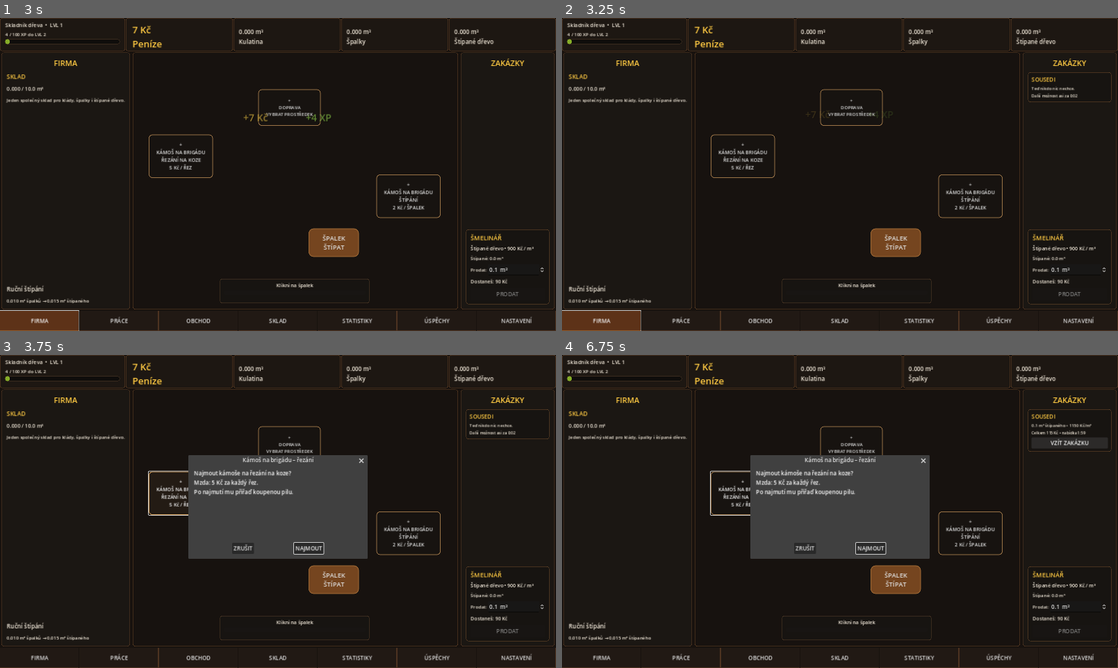
Above: before the commit, frames 1-4 (two rows, left to right).
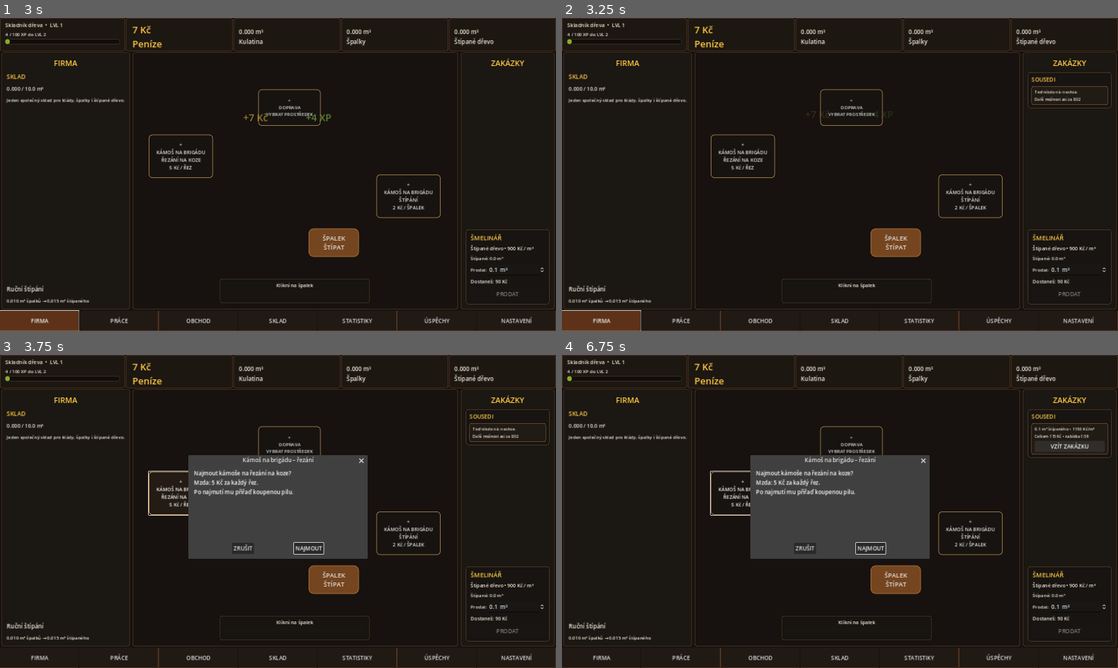
Above: after the commit, the same moments.

Repository: welewan-code/Lumberjack-John
Game: Godot game, scene res://Main.tscn
Two runs of this game, one before a commit and one after it. Both use one fixed random seed, a clock stepped at 60 frames per second and the inputs below.
Inputs:
- Up to frame 1 (3 s): click "SEKNOUT" at 0.5 s; click "ODEJÍT Z PRÁCE" at 1.25 s; click "PŘIJMOUT PRÁCI" at 2 s; click "FIRMA" at 2.75 s
- Up to frame 2 (3.25 s): no input
- Up to frame 3 (3.75 s): click "+ KÁMOŠ NA BRIGÁDU ŘEZÁNÍ NA …" at 3.5 s
- Up to frame 4 (6.75 s): click "+ KÁMOŠ NA BRIGÁDU ŠTÍPÁNÍ 2 …" at 4.25 s; click "ŠPALEK ŠTÍPAT" at 5 s; click "+ DOPRAVA VYBRAT PROSTŘEDEK" at 5.75 s; click "VZÍT ZAKÁZKU" at 6.5 s

Frame 1 is identical in both runs. In frame 2, 0.4% of the frame differs, in the area x 83-99%, y 21-29%; in frame 3, 0.4%; in frame 4, 0.7%, in the area x 83-99%, y 21-33%.

Commit message:
Separate accepted contracts into framed cards

Diff:
--- a/contract_manager.gd
+++ b/contract_manager.gd
@@ -161,6 +161,7 @@
 		existing.queue_free()
 		ui_signature = ""
 		return
+
 	var panel: PanelContainer = PanelContainer.new()
 	panel.name = "NeighborContractsPanel"
 	panel.add_theme_stylebox_override("panel", _style(main, "#171411", "#79512e", 7, 1))
@@ -171,42 +172,78 @@
 	margin.add_theme_constant_override("margin_bottom", 8)
 	panel.add_child(margin)
 	var content: VBoxContainer = VBoxContainer.new()
-	content.add_theme_constant_override("separation", 4)
+	content.add_theme_constant_override("separation", 7)
 	margin.add_child(content)
+
 	var title: Label = _label(main, "SOUSEDI", 16)
 	title.add_theme_color_override("font_color", Color("#ffca42"))
 	content.add_child(title)
 
+	var offer_panel: PanelContainer = PanelContainer.new()
+	offer_panel.name = "NeighborOfferPanel"
+	offer_panel.add_theme_stylebox_override("panel", _style(main, "#211b15", "#9b6a36", 6, 1))
+	var offer_margin: MarginContainer = MarginContainer.new()
+	offer_margin.add_theme_constant_override("margin_left", 8)
+	offer_margin.add_theme_constant_override("margin_right", 8)
+	offer_margin.add_theme_constant_override("margin_top", 6)
+	offer_margin.add_theme_constant_override("margin_bottom", 6)
+	offer_panel.add_child(offer_margin)
+	var offer_content: VBoxContainer = VBoxContainer.new()
+	offer_content.add_theme_constant_override("separation", 4)
+	offer_margin.add_child(offer_content)
+	content.add_child(offer_panel)
+
 	if current_offer.is_empty():
-		content.add_child(_label(main, "Teď nikdo nic nechce.", 12))
+		offer_content.add_child(_label(main, "Teď nikdo nic nechce.", 12))
 		var wait_label: Label = _label(main, "", 11)
 		wait_label.name = "NeighborWaitLabel"
-		content.add_child(wait_label)
+		offer_content.add_child(wait_label)
 	else:
 		var volume: float = float(current_offer.get("volume_m3", 0.0))
 		var price: int = int(current_offer.get("price_per_m3", 0))
 		var total: float = volume * float(price)
-		content.add_child(_label(main, "%.1f m³ štípaného • %d Kč/m³" % [volume, price], 12))
+		offer_content.add_child(_label(main, "%.1f m³ štípaného • %d Kč/m³" % [volume, price], 12))
 		var offer_timer: Label = _label(main, "", 11)
 		offer_timer.name = "NeighborOfferTimer"
 		offer_timer.set_meta("total", total)
-		content.add_child(offer_timer)
+		offer_content.add_child(offer_timer)
 		var accept: Button = Button.new()
 		accept.text = "VZÍT ZAKÁZKU"
 		accept.custom_minimum_size.y = 30
 		accept.pressed.connect(_accept_offer)
-		content.add_child(accept)
+		offer_content.add_child(accept)
 
 	if not active_contracts.is_empty():
-		content.add_child(_label(main, "ROZJETÉ ZAKÁZKY: %d" % active_contracts.size(), 12))
+		var active_title: Label = _label(main, "VZATÉ ZAKÁZKY", 12)
+		active_title.add_theme_color_override("font_color", Color("#d7b17a"))
+		content.add_child(active_title)
 		for contract: Dictionary in active_contracts:
 			var id: int = int(contract.get("id", 0))
+			var contract_panel: PanelContainer = PanelContainer.new()
+			contract_panel.name = "ActiveContractPanel_%d" % id
+			contract_panel.add_theme_stylebox_override("panel", _style(main, "#121716", "#4f7b66", 6, 1))
+			var contract_margin: MarginContainer = MarginContainer.new()
+			contract_margin.add_theme_constant_override("margin_left", 8)
+			contract_margin.add_theme_constant_override("margin_right", 8)
+			contract_margin.add_theme_constant_override("margin_top", 6)
+			contract_margin.add_theme_constant_override("margin_bottom", 6)
+			contract_panel.add_child(contract_margin)
+			var contract_content: VBoxContainer = VBoxContainer.new()
+			contract_content.add_theme_constant_override("separation", 2)
+			contract_margin.add_child(contract_content)
+
+			var contract_volume: float = float(contract.get("volume_m3", 0.0))
+			var contract_price: int = int(contract.get("price_per_m3", 0))
+			var contract_total: float = contract_volume * float(contract_price)
+			contract_content.add_child(_label(main, "Zakázka #%d • %.1f m³" % [id, contract_volume], 12))
+			contract_content.add_child(_label(main, "%d Kč/m³ • celkem %.0f Kč" % [contract_price, contract_total], 11))
 			var active_label: Label = _label(main, "", 11)
 			active_label.name = "ContractTimer_%d" % id
-			active_label.set_meta("volume", float(contract.get("volume_m3", 0.0)))
+			active_label.set_meta("volume", contract_volume)
 			active_label.set_meta("delivered", float(contract.get("delivered_m3", 0.0)))
 			active_label.set_meta("expires_at", int(contract.get("expires_at", 0)))
-			content.add_child(active_label)
+			contract_content.add_child(active_label)
+			content.add_child(contract_panel)
 
 	box.add_child(panel)
 	box.move_child(panel, mini(1, box.get_child_count() - 1))
@@ -230,7 +267,7 @@
 			var volume: float = float(contract.get("volume_m3", 0.0))
 			var delivered: float = float(contract.get("delivered_m3", 0.0))
 			var left: int = maxi(0, int(contract.get("expires_at", 0)) - now)
-			(node as Label).text = "%.1f/%.1f m³ • %s" % [delivered, volume, _time_text(left)]
+			(node as Label).text = "Odvezeno %.1f/%.1f m³ • zbývá %s" % [delivered, volume, _time_text(left)]
 
 func _make_signature() -> String:
 	var offer_part: String = "none:%d" % next_offer_at
